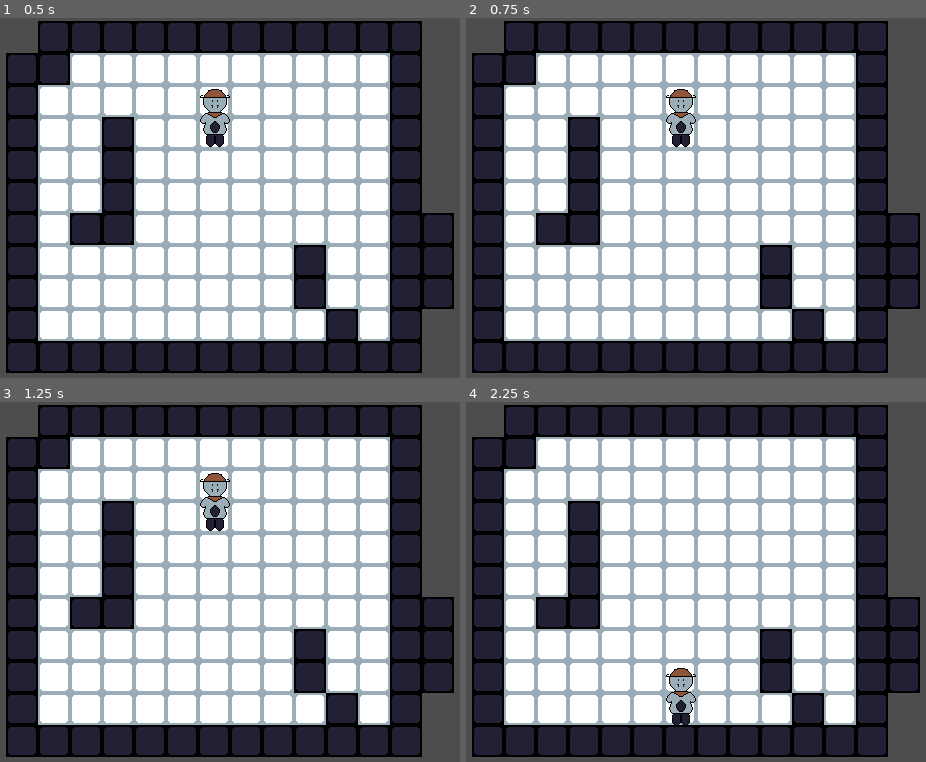
Above: before the commit, frames 1-4 (two rows, left to right).
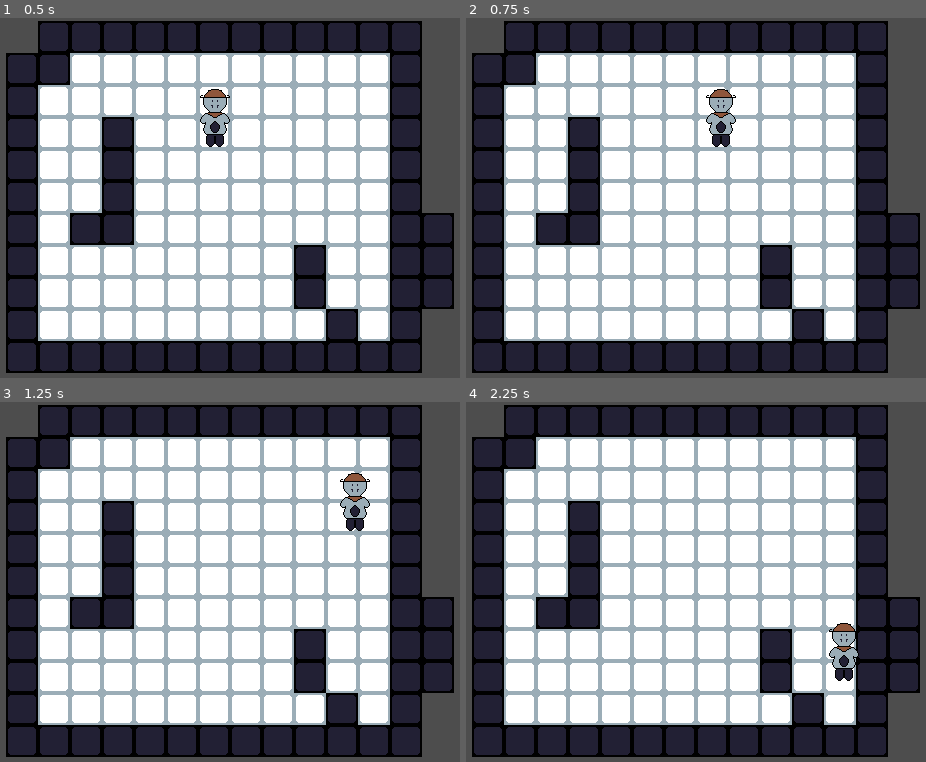
Above: after the commit, the same moments.

Repository: UltimateBlackGuy/Tundralocke
Game: Godot game, scene res://Scenes/root.tscn
Two runs of this game, one before a commit and one after it. Both use one fixed random seed, a clock stepped at 60 frames per second and the inputs below.
Inputs:
- Up to frame 1 (0.5 s): no input
- Up to frame 2 (0.75 s): tap Enter at 0.5 s; hold D (right) from 0.53 s (still down); hold Shift (sprint) from 0.53 s (still down)
- Up to frame 3 (1.25 s): keep holding D (right); keep holding Shift (sprint)
- Up to frame 4 (2.25 s): release D (right) at 1.28 s; release Shift (sprint) at 1.28 s; hold Down (down) 1.28-2.03 s; tap Shift (sprint) at 1.35 s; hold D (right) from 2.03 s (still down); hold Shift (sprint) from 2.03 s (still down)

Frame 1 is identical in both runs. In frame 2, 1.3% of the frame differs, in the area x 43-59%, y 19-36%; in frame 3, 1.3%; in frame 4, 1.4%, in the area x 43-86%, y 61-90%.
Error before the commit: Invalid assignment of property or key 'color' with value of type 'Color' on a base object of type 'null instance'. (res://scripts/movement.gd:14)

Commit message:
Added some player sprites

Diff:
--- a/Scenes/player.tscn
+++ b/Scenes/player.tscn
@@ -1,10 +1,33 @@
 [gd_scene format=3 uid="uid://d3gtcgn33n0t5"]
 
 [ext_resource type="Script" uid="uid://d20lyf3ng0k8o" path="res://scripts/movement.gd" id="1_v0iea"]
-[ext_resource type="Texture2D" uid="uid://d2jrhhtundxqq" path="res://PlaceHolderSprites/PlaceHolderPlayer.png" id="2_cvnsp"]
+[ext_resource type="Texture2D" uid="uid://hno4xjv1gs3r" path="res://PlaceHolderPlayer1.png" id="2_fkybt"]
+[ext_resource type="Texture2D" uid="uid://vvbxoi8a62gq" path="res://PlaceHolderPlayer2.png" id="3_x3wgy"]
+[ext_resource type="Texture2D" uid="uid://cdu4gwe4iirpa" path="res://PlaceHolderPlayer3.png" id="4_3smsa"]
+[ext_resource type="Texture2D" uid="uid://dwusx01x15vh2" path="res://PlaceHolderPlayer4.png" id="5_8erm5"]
 
 [sub_resource type="RectangleShape2D" id="RectangleShape2D_cvnsp"]
 size = Vector2(24, 58)
+
+[sub_resource type="SpriteFrames" id="SpriteFrames_f1ek2"]
+animations = [{
+"frames": [{
+"duration": 1.0,
+"texture": ExtResource("2_fkybt")
+}, {
+"duration": 1.0,
+"texture": ExtResource("3_x3wgy")
+}, {
+"duration": 1.0,
+"texture": ExtResource("4_3smsa")
+}, {
+"duration": 1.0,
+"texture": ExtResource("5_8erm5")
+}],
+"loop": true,
+"name": &"default",
+"speed": 5.0
+}]
 
 [node name="Player" type="CharacterBody2D" unique_id=1593165304]
 script = ExtResource("1_v0iea")
@@ -14,6 +37,6 @@
 position = Vector2(0, -3)
 shape = SubResource("RectangleShape2D_cvnsp")
 
-[node name="Sprite2D" type="Sprite2D" parent="." unique_id=294204661]
+[node name="AnimatedSprite2D" type="AnimatedSprite2D" parent="." unique_id=768973853]
 texture_filter = 1
-texture = ExtResource("2_cvnsp")
+sprite_frames = SubResource("SpriteFrames_f1ek2")
--- a/scripts/movement.gd
+++ b/scripts/movement.gd
@@ -9,13 +9,6 @@
 # Called every frame. 'delta' is the elapsed time since the previous frame.
 func _process(delta: float) -> void:
 
-	if Input.is_action_pressed("sprint"):
-		speed = 450
-		$ColorRect.color = Color.RED
-
-	if Input.is_action_just_released("sprint"):
-		speed = 350
-		$ColorRect.color = Color.WHITE
 
 	var direction = Input.get_vector("left", "right", "up", "down")
 	velocity = direction * speed
Binary file added: PlaceHolderPlayer1.png
Not shown, added: PlaceHolderPlayer1.png.import
Binary file added: PlaceHolderPlayer2.png
Not shown, added: PlaceHolderPlayer2.png.import
Binary file added: PlaceHolderPlayer3.png
Not shown, added: PlaceHolderPlayer3.png.import
Binary file added: PlaceHolderPlayer4.png
Not shown, added: PlaceHolderPlayer4.png.import
Binary file added: PlaceHolderSprites/PlaceHolderPlayer1.png
Not shown, added: PlaceHolderSprites/PlaceHolderPlayer1.png.import
